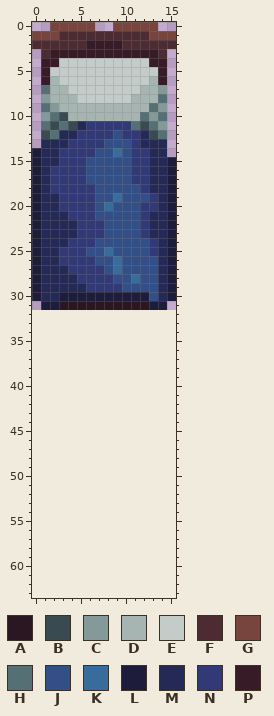
File history of a pixel-art file, sprites/items/aseprite_files/Bed.aseprite. Above is the file before it was changed.
16x32 pixels, 1 frame. The old version is drawn lined up with the new one, on the new canvas.
Palette (. is transparent): A #2a1721  B #394a50  C #839a99  D #a6b5b1  E #c3ccc9  F #4d2b32  G #77453d  H #557074  J #334f88  K #386d9b  L #1d1c3a  M #252956  N #313977  P #371c28
Pixels before, first column x 0:
 0 ..GGGGG..GGGGG..
 1 GGGFFFFFFFFFFGGG
 2 FFFFFFPPPPFFFFFF
 3 .FPPPPPPPPPPPPF.
 4 .PPEEEEEEEEEEPP.
 5 .PEEEEEEEEEEEEP.
 6 .PDEEEEEEEEEEDP.
 7 .HDDEEEEEEEEDDC.
 8 .CDDDEEEEEEDDDH.
 9 .HCDDDDDDDDDDHC.
10 .CHBDDDDDDDDHCH.
11 .HBHBMNNNNNHBHC.
12 .BHMMNNNNJNNMBH.
13 .MMMNNNNJJJNMMM.
14 LMMNNNNJJKJNNMM.
15 LMMNNNJJJJJNNMML
16 LMNNNNJJJJJNNMML
17 LMNNNNJJJJJNNMML
18 LMNNNNNJJJJJNMML
19 LMMNNNNJJKJJJNML
20 LMMNNNNJKJJJNNML
21 LMMMNNNJJJJJNMML
22 LMMMMNNNJJJJNMML
23 LMMMMNNNJJJJNMML
24 LMMMNNNJJJJJJNML
25 LMMNNNJJKJJJJNML
26 LMMNNNNJJKJJJJML
27 LMMMNNNNJKJJJJML
28 LMMMMNNNNJJKJJML
29 LMMMMMNNNNJJJJML
30 LMMLLLLLLLLLLJML
31 .LLAAAAAAAAAALL.
And afterwards:
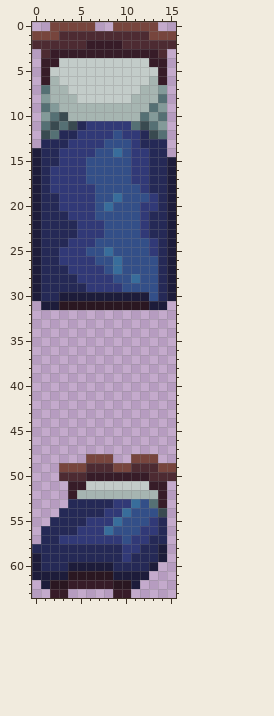
Commit message: make when player selected bed, it will hover on the map depend on mouse position
Difference:
canvas 16x32 -> 16x64
Changed rows in their new state; - is an unchanged pixel.
first column x 0:
48 ------GGG--GGG--
49 ---GGGFFFGGFFFGG
50 ---FFFPPPPPPPFFF
51 ----PPEEEEEEEPP-
52 ----PDDDDDDDDDP-
53 ----MMMMMNNKJHP-
54 ---MMMMMNNKJJJB-
55 --MMMMNNNKJJJNM-
56 -MMMMNNNKJJJNNM-
57 -MMNNNNNNNJNNMM-
58 MMMMMMMMMMNNMML-
59 LMMMMMMMMMNMMML-
60 LMMMLLLLLMMMML--
61 LLLLAAAAALLLL---
62 -LAAPPPPPAAL----
63 --PP-----PP-----
Changed places in both pictures, as pixel boxes (x1, y1, x2, y2):
added: (32, 454, 176, 598)
